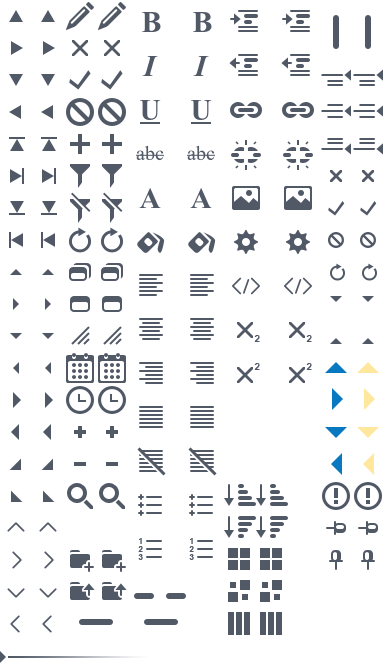
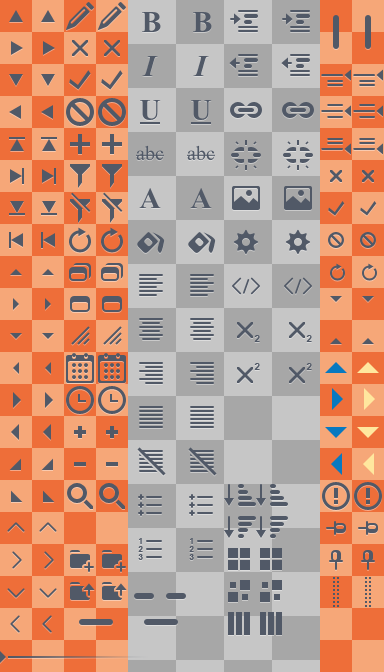
Layered file, before and after one edit (w=384, h=672). Changes by layer:
added layer "toolbar drag hover" in group "Widgets 2 copy" over (365, 577, 371, 607)
added layer "toolbar drag" in group "Widgets 2" over (333, 577, 339, 607)
showed "Layer 5 copy" over (224, 0, 320, 672)
showed "Layer 5" over (128, 0, 224, 672)
showed "Layer 4" over (0, 0, 384, 672)
showed "Layer 1" over (0, 0, 384, 672)
